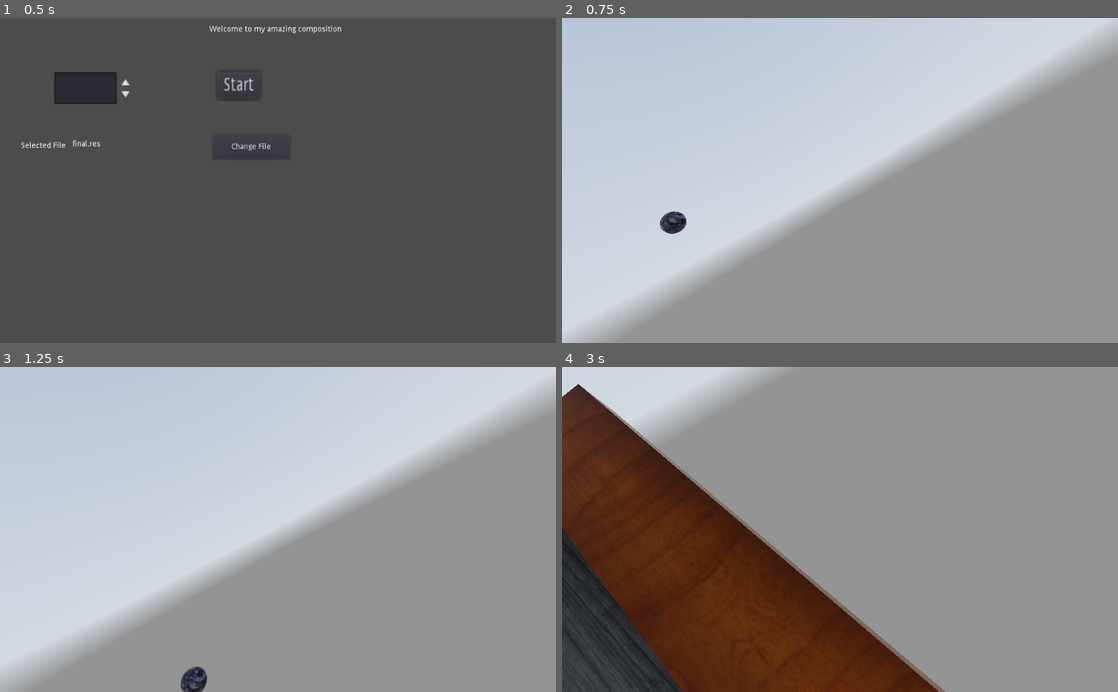
Above: before the commit, frames 1-4 (two rows, left to right).
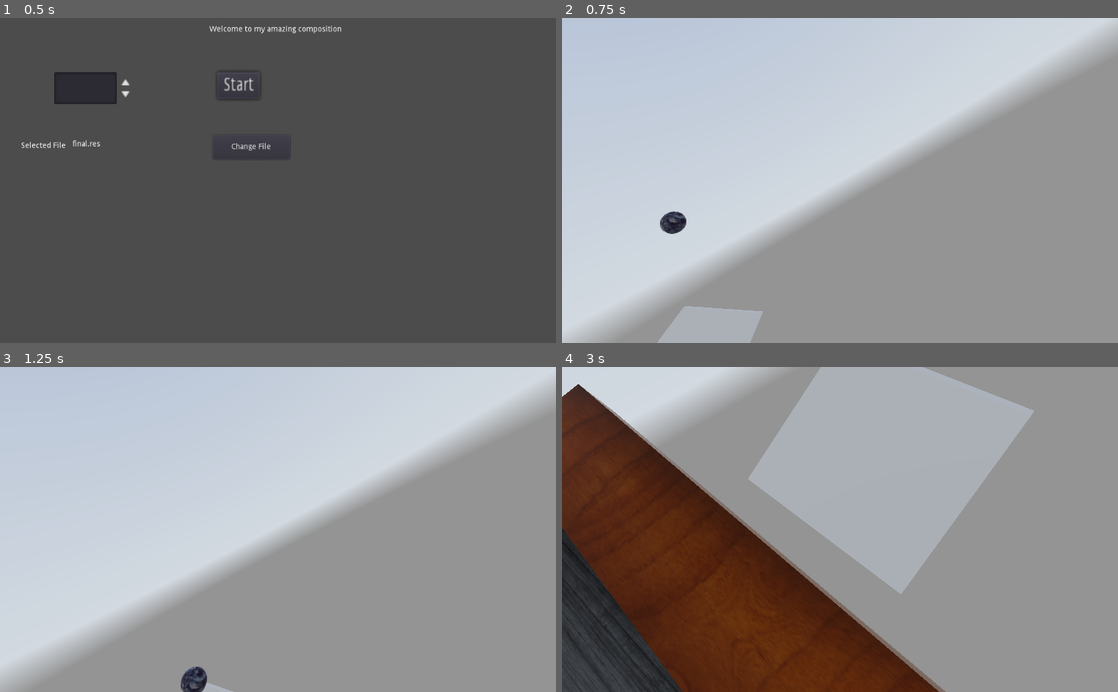
Above: after the commit, the same moments.

Repository: dmgarland/xylophone
Game: Godot game, scene res://MainMenu.tscn
Same seed, same stepped clock (60 frames per second), same inputs: the game is played once before the commit and once after it. A sky picture missing from this copy of the repository is replaced by a grey-blue gradient.
Inputs:
- Up to frame 1 (0.5 s): no input
- Up to frame 2 (0.75 s): click "Start" at 0.5 s
- Up to frame 3 (1.25 s): no input
- Up to frame 4 (3 s): no input

Frame 1 is identical in both runs. In frame 2, 1.7% of the frame differs, in the area x 17-37%, y 88-100%; in frame 3, less than 0.1%; in frame 4, 21%, in the area x 33-85%, y 0-70%.

Commit message:
slope works on mac

Diff:
--- a/Main.gd
+++ b/Main.gd
@@ -23,7 +23,7 @@
 	for i in range(20):
 		add_note()
 
-	$start_slope/shear.height = Global.polyphony
+	#$start_slope/CollisionShape.height = Global.polyphony
 	$start_slope.translate(Vector3(0, 0, -(Global.polyphony / 2)))
 
 	for i in range(Global.polyphony):
--- a/Main.tscn
+++ b/Main.tscn
@@ -1,9 +1,12 @@
-[gd_scene load_steps=7 format=2]
+[gd_scene load_steps=8 format=2]
 
 [ext_resource path="res://Note.tscn" type="PackedScene" id=1]
 [ext_resource path="res://Main.gd" type="Script" id=2]
 [ext_resource path="res://park.hdr" type="Texture" id=3]
 [ext_resource path="res://Ball.tscn" type="PackedScene" id=4]
+
+[sub_resource type="BoxShape" id=3]
+extents = Vector3( 5, 2, 0.2 )
 
 [sub_resource type="PanoramaSky" id=1]
 panorama = ExtResource( 3 )
@@ -25,15 +28,17 @@
 Ball = ExtResource( 4 )
 menu_scene = "res://MainMenu.tscn"
 
-[node name="start_slope" type="CSGCombiner" parent="."]
+[node name="start_slope" type="StaticBody" parent="."]
 transform = Transform( 1, 0, 0, 0, 1, 0, 0, 0, 1, 0, 1, -1 )
-use_collision = true
 
-[node name="shear" type="CSGBox" parent="start_slope"]
-transform = Transform( 1, 0, 0, 0, 1, 0, 0, -2, 1, 0, 1, 0 )
+[node name="CollisionShape" type="CollisionShape" parent="start_slope"]
+transform = Transform( 1, 0, 0, 0, 1, 0, 0, -2, 1, 0, 2, -1 )
+shape = SubResource( 3 )
+disabled = true
+
+[node name="shear" type="CSGBox" parent="start_slope/CollisionShape"]
 operation = 1
 width = 5.0
-height = 1.0
 depth = 0.2
 
 [node name="notes" type="Spatial" parent="."]
--- a/project.godot
+++ b/project.godot
@@ -32,7 +32,7 @@
 
 movement_forward={
 "deadzone": 0.5,
-"events": [ Object(InputEventKey,"resource_local_to_scene":false,"resource_name":"","device":0,"alt":false,"shift":false,"control":false,"meta":false,"command":false,"pressed":false,"scancode":16777232,"unicode":0,"echo":false,"script":null)
+"events": [ Object(InputEventKey,"resource_local_to_scene":false,"resource_name":"","device":0,"alt":false,"shift":false,"control":false,"meta":false,"command":false,"pressed":false,"scancode":16777232,"physical_scancode":0,"unicode":0,"echo":false,"script":null)
  ]
 }
 
